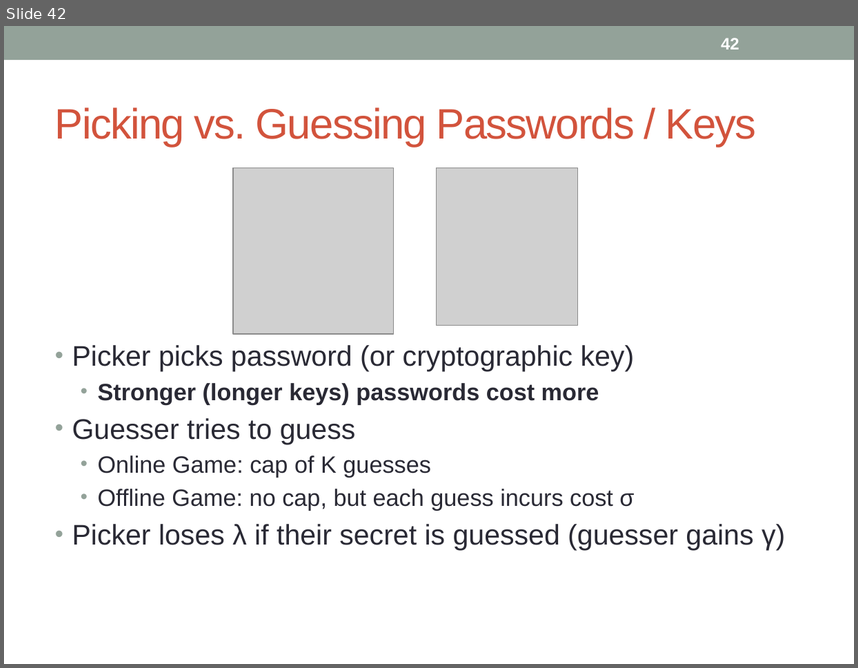
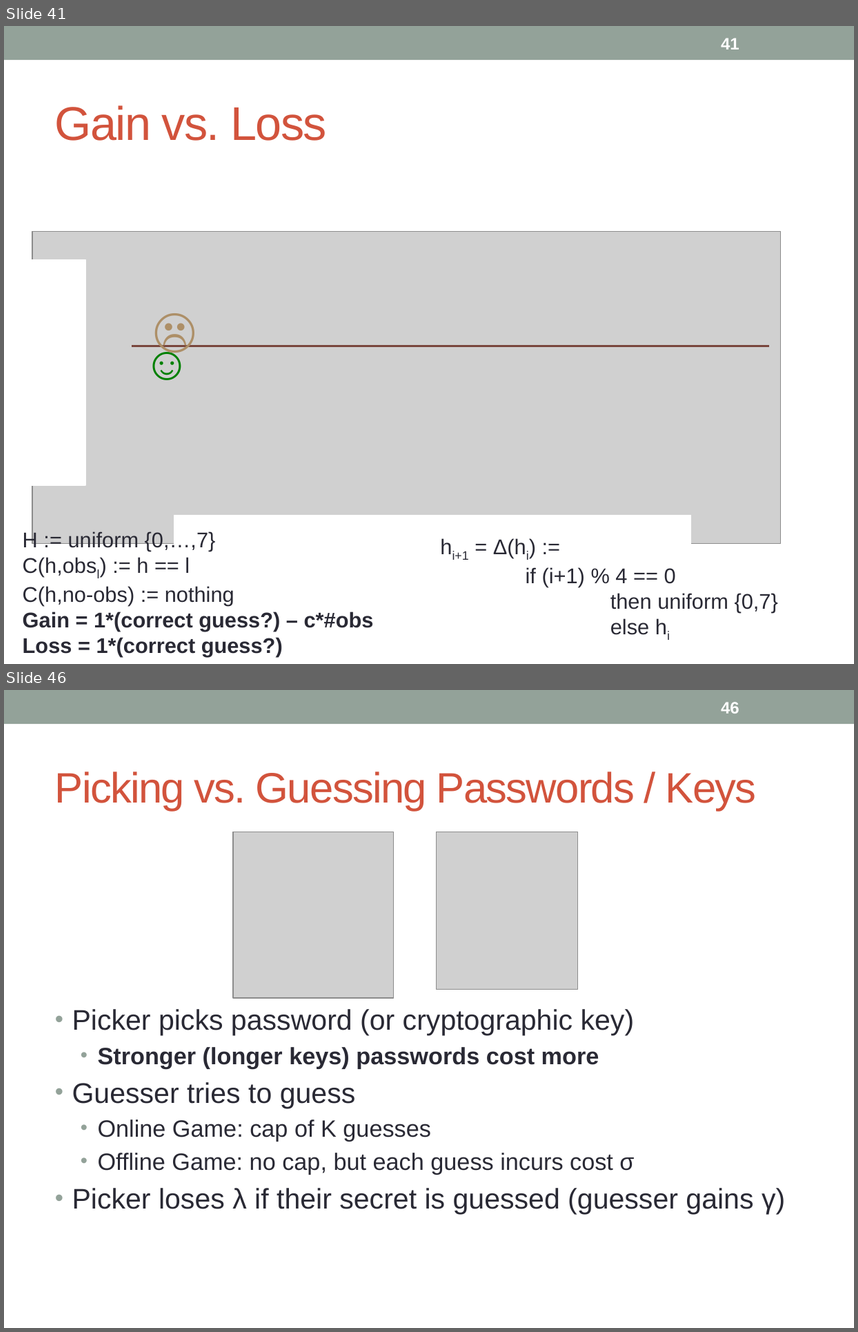
Before and after one commit to piotrm0/piotrm0.github.io, a slide deck: docs/mardziel15hcss.pres.pptx. Shown one above the other, each under a label of ours: slide 42 before the commit, slides 41 and 46 after it; the slides between them are not shown. The pictures are 858x668 and 858x1332 pixels, drawn with LibreOffice and Linux fonts; fonts in the diff are those of the drawing; grey boxes stand for pictures. Boxes give left, top, right and bottom in pixels: in the first picture for what was removed or moved away, otherwise in the second. Text is boxed around its words. In the diff, an @@ line names an element or a change of style, - is before the commit and + after.

```diff
--- a/docs/mardziel15hcss.pres.pptx
+++ b/docs/mardziel15hcss.pres.pptx
@@ slide 41 added at bbox=[4, 26, 854, 664], background #FFFFFF; not listed: 1 template element that a slide beside it also shows @@
@@ page number added at bbox=[721, 38, 740, 49], 14 pt, text #FFFFFF, bold @@
+41
@@ title added at bbox=[55, 105, 326, 141], 40 pt, text #D2533C @@
+Gain vs. Loss
@@ picture added at bbox=[32, 232, 780, 544] @@
@@ rectangle added at bbox=[25, 260, 85, 485], fill #FFFFFF, outline #FFFFFF 0.75 pt @@
@@ text added at bbox=[145, 296, 188, 361], 40 pt, text #AD8F67, bold @@
+☹
@@ text added at bbox=[134, 329, 199, 394], 40 pt, text #008000 @@
+☺
@@ line added from (132, 345) to (769, 345), #79463D 2.08 pt @@
@@ rectangle added at bbox=[174, 515, 691, 557], fill #FFFFFF, outline #FFFFFF 0.75 pt @@
@@ text added at bbox=[23, 530, 374, 657], 18 pt, text #292934 @@
+H := uniform {0,…,7}
+C(h,obsl) := h == l
+C(h,no-obs) := nothing
+Gain = 1*(correct guess?) – c*#obs
+Loss = 1*(correct guess?)
@@ text added at bbox=[452, 538, 778, 635], 18 pt, text #292934 @@
+hi+1 = Δ(hi) :=
+if (i+1) % 4 == 0
+then uniform {0,7}
+else hi
@@ what was slide 42 is now slide 46 @@
@@ page number at bbox=[721, 702, 740, 713]: text changed @@
-42
+46
```
Also in this commit, not shown: 40 slides changed, 5 other slides added, 2 slides removed, 1 other file.
